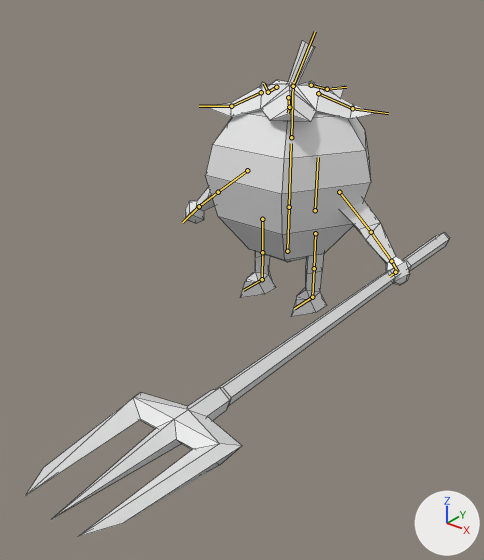
Two versions of the FBX model Assets/Plants/strawberry.fbx, one commit apart.
Both versions are drawn from a 50 mm lens placed at (6.41, -9.36, 5.82), pointed at (0.95, -2.53, 1.59). Lighting does not change. The marker at lower right points along +X, +Y and +Z. The bones that bend it are drawn over the model as lines. Mesh edges are drawn as thin lines.

Objects in the first picture: 'strawberry mesh'.
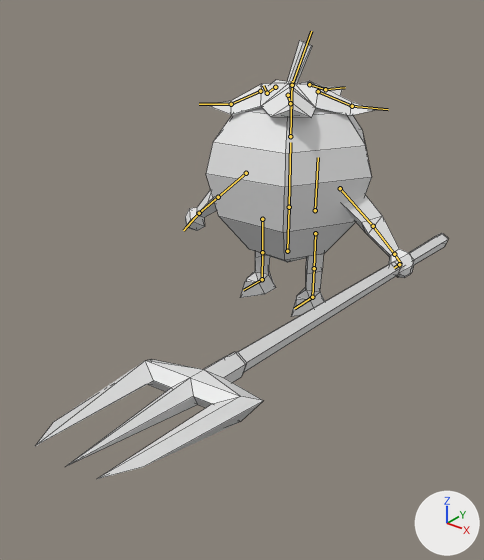
The newer file adds an action. The first version stands in its rest pose; the second is drawn at frame 86 of the action 'strawberry armature|strawberry growth'.

What differs and where, as boxes [x1, y1, x2, y2] in the pictures (484 x 560 px):
'strawberry mesh', posed (12% shorter)
    before: [25, 40, 450, 537]
    after: [36, 40, 449, 479]
bone 'torso2', root to tip
    before: (289, 207) to (291, 143)
    after: (289, 207) to (290, 142)
bone 'torso3', root to tip
    before: (291, 137) to (293, 82)
    after: (290, 136) to (292, 81)
bone 'stem', root to tip
    before: (293, 86) to (315, 31)
    after: (292, 85) to (311, 31)
bone 'leafback1', root to tip
    before: (311, 85) to (327, 89)
    after: (309, 84) to (325, 89)
bone 'leafbackR1', root to tip
    before: (276, 87) to (268, 92)
    after: (275, 87) to (267, 93)
bone 'leafL2', root to tip
    before: (289, 107) to (288, 113)
    after: (290, 103) to (291, 108)
bone 'arm1.l', root to tip
    before: (339, 192) to (371, 232)
    after: (340, 188) to (373, 226)
bone 'arm2.l', root to tip
    before: (371, 232) to (391, 261)
    after: (373, 226) to (394, 254)
bone 'arm1.r', root to tip
    before: (247, 170) to (218, 192)
    after: (246, 173) to (218, 197)

The change in detail:
Bone 'torso2' (bone_torso2) turns from (0, 0, 0) to (-3, 2, 3) degrees about its own x, y and z.
Bone 'torso3' (bone_torso3) turns from (0, 0, 0) to (1, -1, -1) degrees about its own x, y and z.
Bone 'stem' (bone_stem) turns from (0, 0, 0) to (0, 3, 2) degrees about its own x, y and z.
Bone 'leafback1' (bone_leafback1) turns from (0, 0, 0) to (0, -1, -2) degrees about its own x, y and z.
Bone 'leafbackR1' (bone_leafbackr1) turns from (0, 0, 0) to (0, 3, -1) degrees about its own x, y and z.
Bone 'leafL2' (bone_leafl2) turns from (0, 0, 0) to (0, 2, 2) degrees about its own x, y and z.
Bone 'arm1.l' (bone_arm1_l) turns from (0, 0, 0) to (0, -3, -3) degrees about its own x, y and z.
Bone 'arm2.l' (bone_arm2_l) turns from (0, 0, 0) to (0, 0, 1) degrees about its own x, y and z.
Bone 'arm1.r' (bone_arm1_r) turns from (0, 0, 0) to (0, -3, -3) degrees about its own x, y and z.
